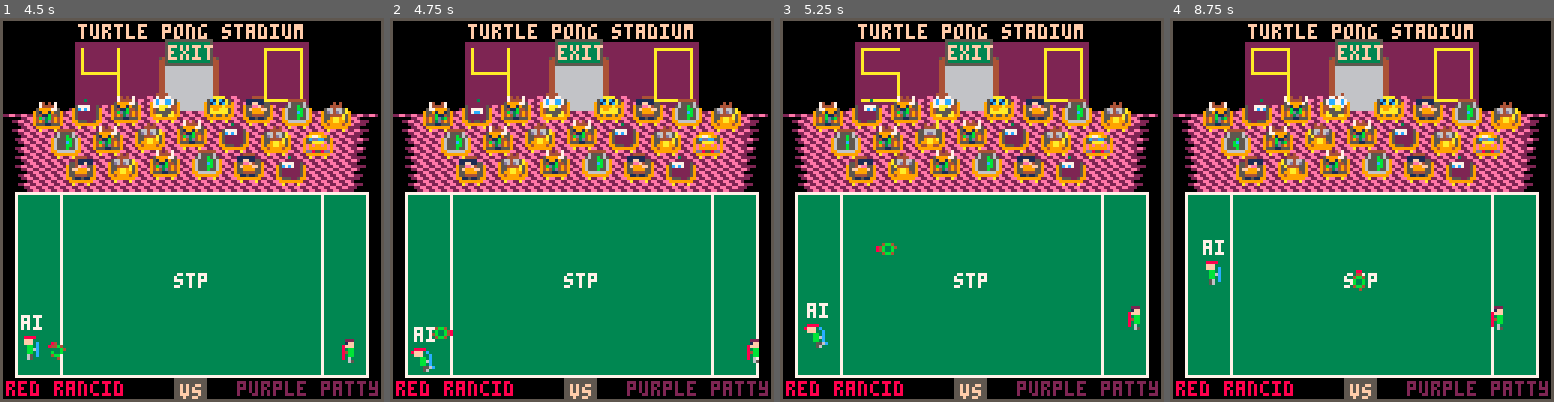
Above: before the commit, frames 1-4 (left to right).
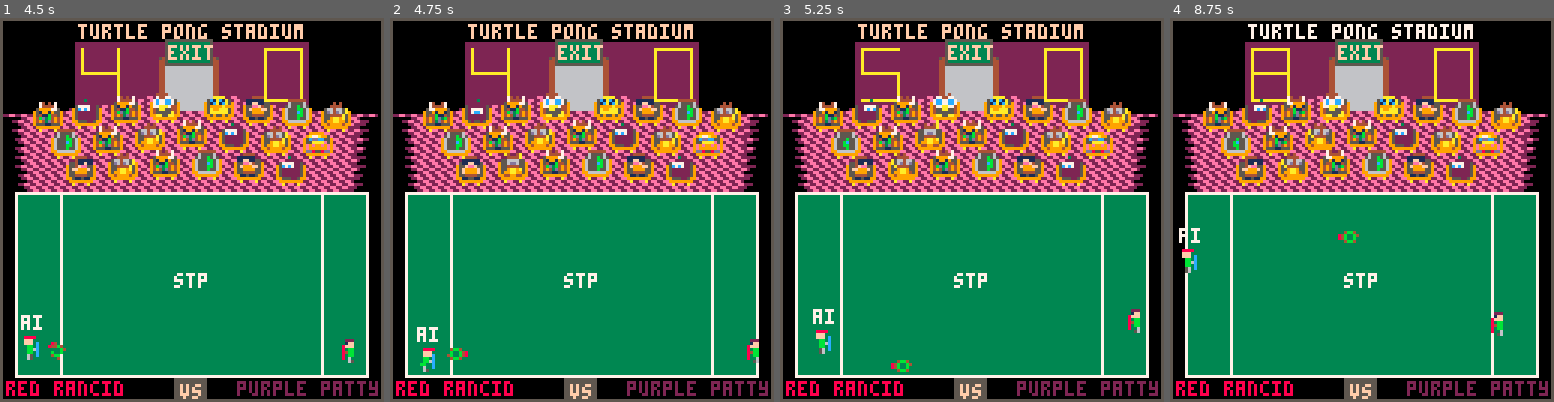
Above: after the commit, the same moments.

Repository: topromulan/STP4
Game: PICO-8 cartridge stp4.p8
Same seed, same stepped clock (60 frames per second), same inputs: the game is played once before the commit and once after it.
Inputs:
- Up to frame 1 (4.5 s): tap X (X key) at 0.33, 1.07, 1.85, 2.97, 4.08 s; tap O (Z key) at 0.7, 1.7, 2.1, 2.5, 2.9, 3.3, 3.7, 4.1 s; hold Right 1.6-2.1 s; hold Up 2.15-2.42 s; hold Right 2.47-3.03 s; hold Left 3.08-3.58 s; hold Down 3.63-3.97 s; hold Right from 4.02 s (still down)
- Up to frame 2 (4.75 s): tap O (Z key) at 4.5 s; release Right at 4.68 s; hold Up from 4.73 s (still down)
- Up to frame 3 (5.25 s): tap O (Z key) at 4.9 s; release Up at 5.03 s; hold Left from 5.08 s (still down); tap X (X key) at 5.2 s
- Up to frame 4 (8.75 s): tap O (Z key) every 0.4 s from 5.3 to 8.5 s; release Left at 5.68 s; hold Down 5.73-6.03 s; hold Right 6.08-6.58 s; tap X (X key) at 6.32, 7.43, 8.55 s; hold Right 6.63-7.13 s; hold Up 7.18-7.45 s; hold Right 7.5-8.07 s; hold Left 8.12-8.62 s; hold Down from 8.67 s (still down)

Frame 1 is identical in both runs. In frame 2, 0.8% of the frame differs, in the area x 5-97%, y 35-93%; in frame 3, 1.0%; in frame 4, 2.5%, in the area x 2-87%, y 1-83%.

Commit message:
tune paddle collision detection

Diff:
--- a/stp4.p8
+++ b/stp4.p8
@@ -617,18 +617,23 @@
  end
 
  local slope=oddball.dy/oddball.dx if(oddball.approaching_player==2) slope*=-1
- local offset
-
- if(abs(oddball.x-players[oddball.approaching_player].x)<3) then
+ local num,offset,adjustedx,adjustedy
+
+ num=oddball.approaching_player
+ adjustedx=oddball.x+flr(3.5+rnd())
+ adjustedy=oddball.y+flr(3.5+rnd())
+ if(num==1) shieldx=players[1].x+5 else shieldx=players[2].x+2
+
+ if(abs(adjustedx-shieldx)<3) then
   --check for paddle impact
-  local num,shieldhity1,shieldhity2
-
-  num=oddball.approaching_player
+  local shieldhity1,shieldhity2
+
   shieldhity1=players[num].y-5
-  shieldhity2=players[num].y+7
-
-  offset=flr(0.5+oddball.y-shieldhity1)
-  if(oddball.y>=shieldhity1 and oddball.y<=shieldhity2) then
+  shieldhity2=players[num].y+8
+
+  offset=flr(0.5+adjustedy-shieldhity1)
+
+  if(adjustedy>=shieldhity1 and adjustedy<=shieldhity2) then
    if(not players[oddball.approaching_player].dancing) then
     --collision
     oddball.dx*=-1
@@ -688,7 +693,6 @@
  effective_bottom=stadium_field_bottom+yadjust[2]
  diff=effective_top-oddball.y
  if(diff>0) then
-  printh("diff1 "..diff)
   out_of_bounds=true
   oddball.y=effective_top+diff
  end
@@ -696,9 +700,9 @@
  if(diff>0) then
   out_of_bounds=true
   oddball.y=effective_bottom-diff
-  printh("diff2 "..diff)
  end
  if(out_of_bounds) oddball.dy*=-0.75-rnd(0.2)
+
 
  --score!! goal!!
  local scoring_player
